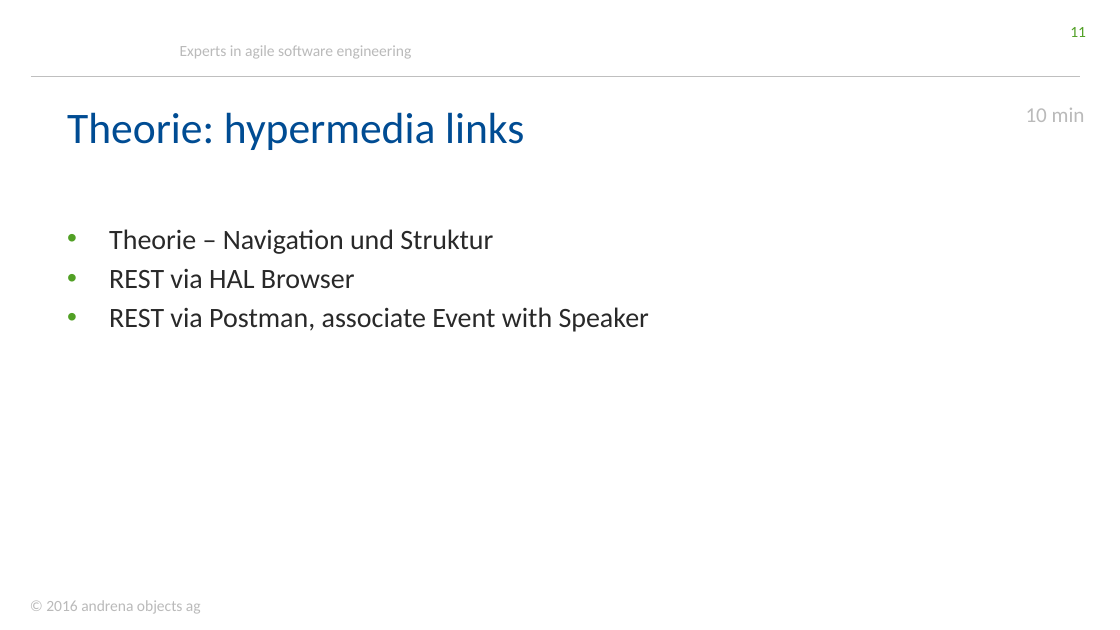
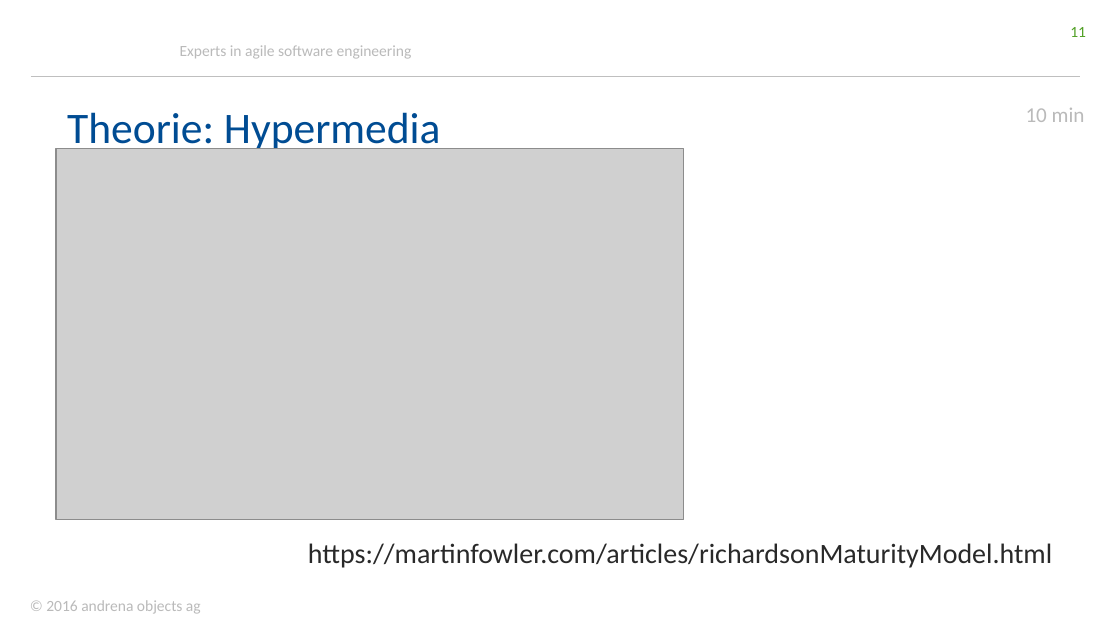
Before and after one commit to stklqt/oop-springboot-springdata-server, a slide deck: slide 11 of slides.pptx. Drawn at 1120x630 pixels with LibreOffice and Linux fonts; fonts in the diff are those of the drawing; grey boxes stand for pictures; background and template pictures are left out. Boxes give left, top, right and bottom in pixels: in the first picture for what was removed or moved away, otherwise in the second. Text is boxed around its words. In the diff, an @@ line names an element or a change of style, - is before the commit and + after.

```diff
--- a/slides.pptx
+++ b/slides.pptx
@@ title at [67,112,441,154]: text changed @@
-Theorie: hypermedia links
+Theorie: Hypermedia
@@ picture added at [56,149,683,520] @@
@@ text at [308,543,1052,568]: text changed @@
-• Theorie – Navigation und Struktur
-• REST via HAL Browser
-• REST via Postman, associate Event with Speaker
+https://martinfowler.com/articles/richardsonMaturityModel.html
```
Also in this commit, not shown: 9 other slides changed, 1 slide added.
